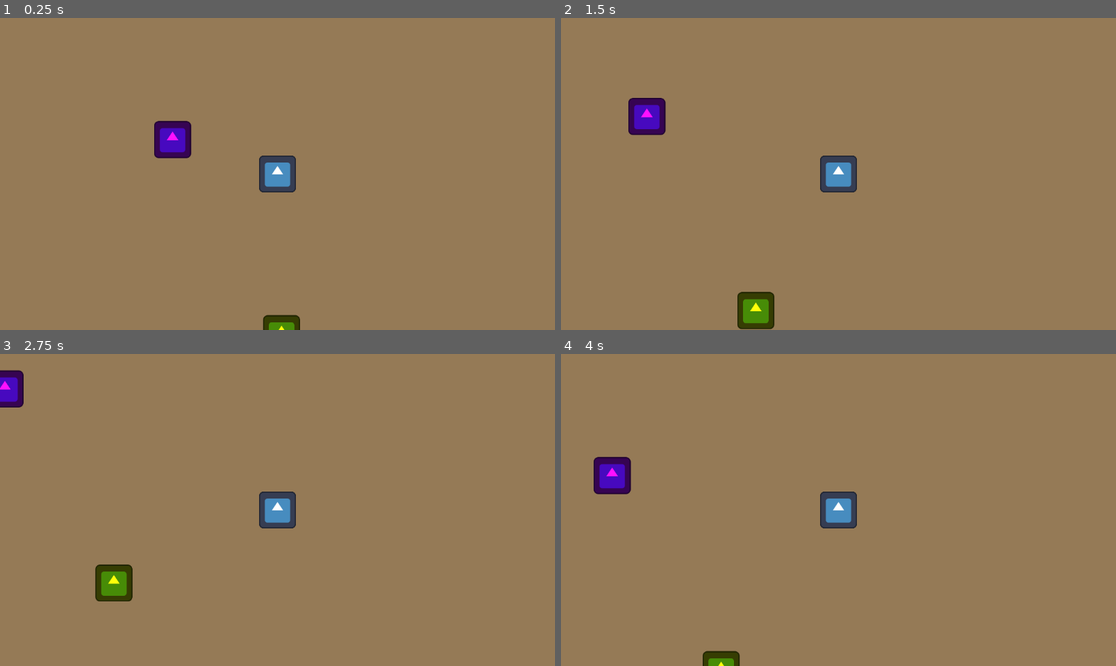
Above: before the commit, frames 1-4 (two rows, left to right).
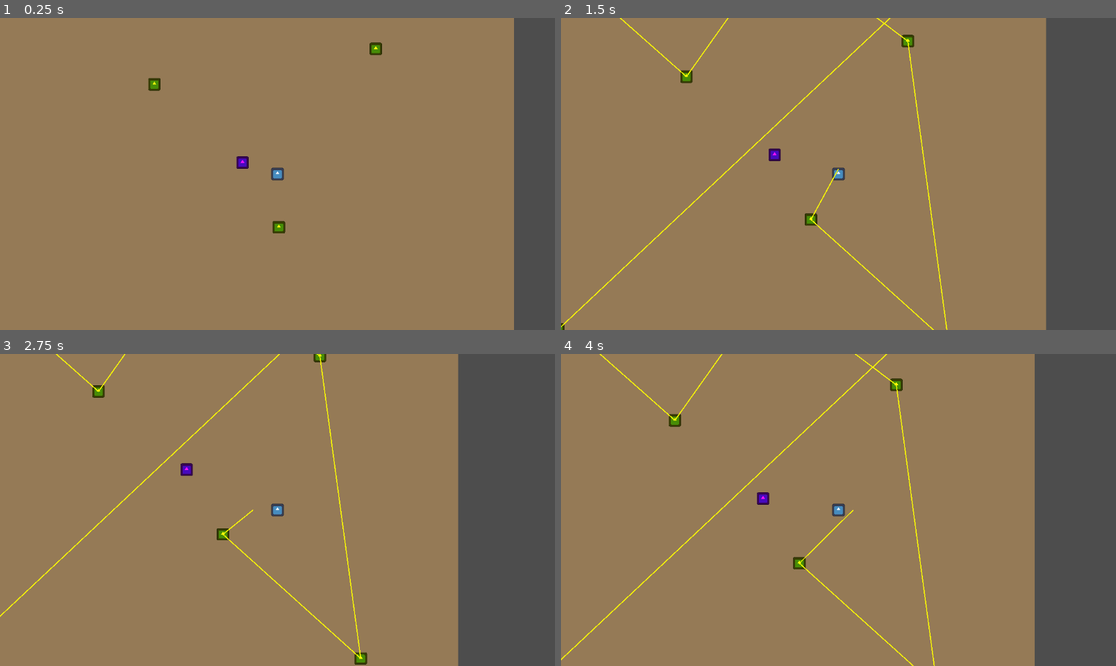
Above: after the commit, the same moments.

Repository: ianMonteiro07/Garimpo-game
Game: Godot game, scene res://main.tscn
Two runs of this game, one before a commit and one after it. Both use one fixed random seed, a clock stepped at 60 frames per second and the inputs below. The engine's default icon, where the game draws it, is replaced by a stand-in: a white triangle on a blue panel in a dark square.
Inputs:
- Up to frame 1 (0.25 s): no input
- Up to frame 2 (1.5 s): tap Enter at 0.5, 0.6, 1.35 s; hold Right (ui_right) 0.53-1.28 s; hold Down (ui_down) from 1.28 s (still down)
- Up to frame 3 (2.75 s): release Down (ui_down) at 2.03 s; hold Right (ui_right) from 2.03 s (still down); tap Enter at 2.1 s
- Up to frame 4 (4 s): release Right (ui_right) at 2.78 s; hold Up (ui_up) 2.78-3.53 s; tap Enter at 2.85, 3.6 s; hold Left (ui_left) from 3.53 s (still down)

The runs differ from the first frame. In frame 1, 9.6% of the frame differs, in the area x 26-100%, y 0-100%; in frame 2, 16%; in frame 3, 21%, in the area x 0-100%, y 0-100%; in frame 4, 18%.

Commit message:
feat: implementa TSP . Closes #4

Diff:
--- a/disco.gd
+++ b/disco.gd
@@ -4,6 +4,10 @@
 @export var nome_disco: String = "Vinicius de Moraes"
 @export var peso: int = 1
 @export var valor: int = 50
+
+# Esta função permite que o Player saiba exatamente onde este disco está
+func get_posicao():
+	return global_position
 
 func _on_body_entered(body):
 	if body.name == "Player":
--- a/disco.tscn
+++ b/disco.tscn
@@ -6,7 +6,7 @@
 [sub_resource type="CircleShape2D" id="CircleShape2D_h2yge"]
 radius = 80.622574
 
-[node name="Disco" type="Area2D" unique_id=987867907]
+[node name="Disco" type="Area2D" unique_id=987867907 groups=["discos"]]
 script = ExtResource("1_gi8b8")
 
 [node name="Sprite2D" type="Sprite2D" parent="." unique_id=1512718883]
--- a/main.tscn
+++ b/main.tscn
@@ -29,7 +29,7 @@
 shape = SubResource("RectangleShape2D_1bvp3")
 
 [node name="Camera2D" type="Camera2D" parent="Player" unique_id=790768305]
-zoom = Vector2(0.6, 0.6)
+zoom = Vector2(0.2, 0.2)
 
 [node name="NPC" parent="." unique_id=1951759087 instance=ExtResource("3_h2yge")]
 position = Vector2(220, 204)
@@ -93,3 +93,6 @@
 offset_top = 45.0
 offset_right = 356.0
 offset_bottom = 363.0
+
+[node name="RotaVisual" type="Line2D" parent="." unique_id=401483092]
+default_color = Color(1, 1, 0, 1)
--- a/player.gd
+++ b/player.gd
@@ -14,12 +14,28 @@
 		velocity = Vector2.ZERO
 	move_and_slide()
 
-	# Opção para fechar o painel ao apertar ESC
-	if Input.is_action_just_pressed("ui_cancel"):
-		var main_node = get_tree().current_scene
-		var painel_ui = main_node.get_node_or_null("UI/Panel")
-		if painel_ui:
-			painel_ui.hide()
+func _input(event):
+	# Diagnóstico: fecha painel com ESC
+	if event is InputEventKey and event.pressed:
+		if event.keycode == KEY_ESCAPE:
+			var painel_ui = get_tree().current_scene.get_node_or_null("UI/Panel")
+			if painel_ui: painel_ui.hide()
+
+		# Calcula e desenha rota com ENTER
+		if event.keycode == KEY_ENTER:
+			calcular_rota_tsp()
+
+func atualizar_linha_rota(lista_discos):
+	var linha = get_tree().current_scene.get_node_or_null("RotaVisual")
+	if not linha:
+		print("AVISO: Nó 'RotaVisual' não encontrado no Main. Adicione um Line2D.")
+		return
+
+	linha.clear_points()
+	linha.add_point(global_position) # Começa no jogador
+
+	for disco in lista_discos:
+		linha.add_point(disco.get_posicao()) # Vai para cada disco na ordem
 
 func resolver_mochila():
 	var n = inventario.size()
@@ -62,9 +78,45 @@
 		texto_final += "- " + disco + "\n"
 	texto_final += "\n(Pressione ESC para fechar)"
 
-	var main_node = get_tree().current_scene
-	var painel_ui = main_node.get_node("UI/Panel")
-	var label_ui = main_node.get_node("UI/Panel/Label")
+	var painel_ui = get_tree().current_scene.get_node("UI/Panel")
+	var label_ui = get_tree().current_scene.get_node("UI/Panel/Label")
 
 	painel_ui.show()
 	label_ui.text = texto_final
+
+func calcular_rota_tsp():
+	print("--- Iniciando cálculo TSP ---")
+	var todos_nos = get_tree().current_scene.get_children()
+	var discos = []
+
+	for n in todos_nos:
+		if n.has_method("get_posicao"):
+			discos.append(n)
+
+	if discos.size() == 0:
+		print("ERRO: Nenhum disco encontrado.")
+		return
+
+	var rota_objetos = []
+	var visitados = []
+	var atual = global_position
+
+	while visitados.size() < discos.size():
+		var mais_proximo = null
+		var menor_distancia = INF
+
+		for d in discos:
+			if not d in visitados:
+				var dist = atual.distance_to(d.get_posicao())
+				if dist < menor_distancia:
+					menor_distancia = dist
+					mais_proximo = d
+
+		if mais_proximo:
+			visitados.append(mais_proximo)
+			rota_objetos.append(mais_proximo)
+			atual = mais_proximo.get_posicao()
+
+	# Desenha a linha amarela na tela
+	atualizar_linha_rota(rota_objetos)
+	print("Rota Otimizada calculada e desenhada!")
Binary file removed: Captura de Tela 2026-06-08 às 20.32.29.png
Not shown, removed: Captura de Tela 2026-06-08 às 20.32.29.png.import
